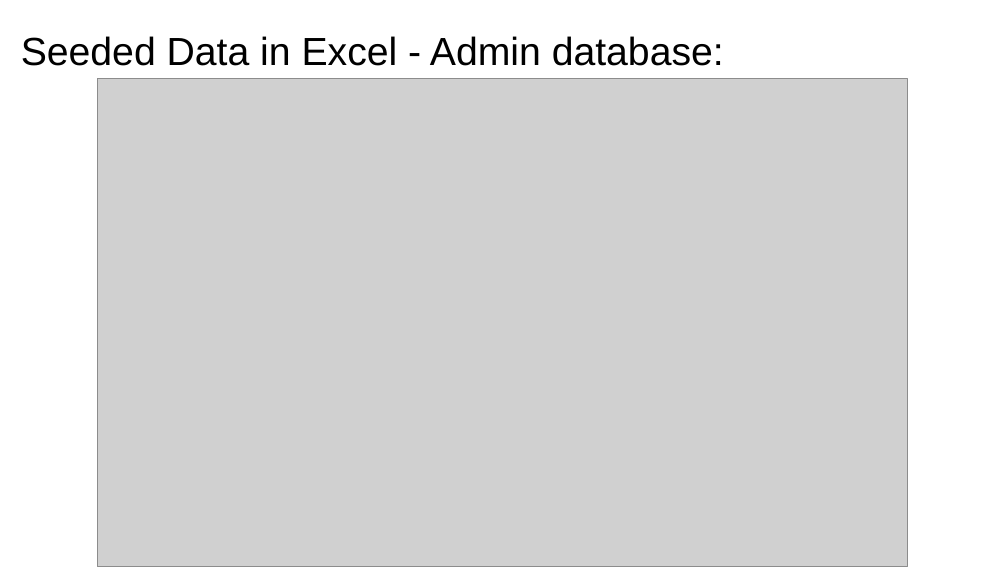
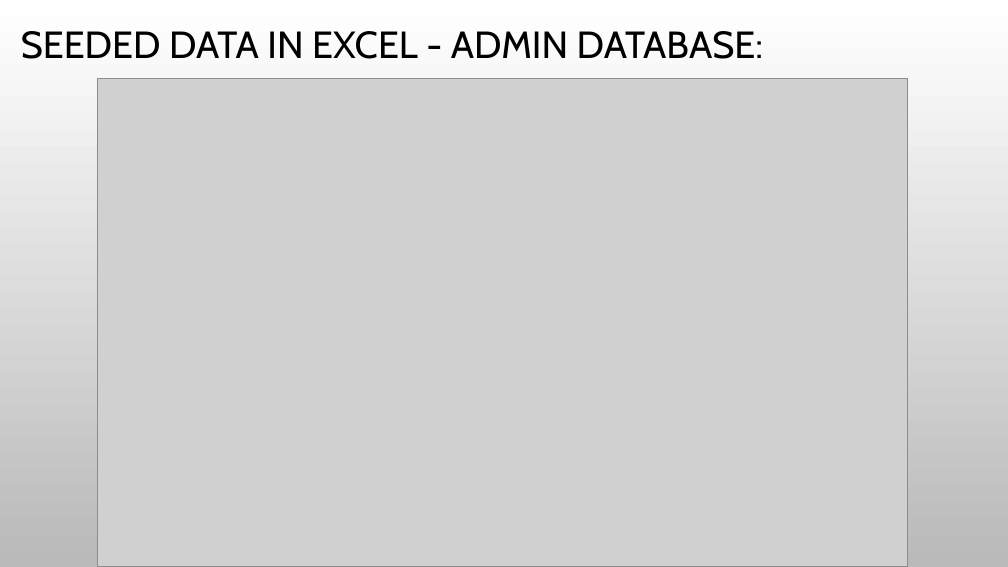
Before and after one commit to annie0sc/gdp_group4, a slide deck: slide 10 of GDP.pptx. Drawn at 1008x567 pixels with LibreOffice and Linux fonts; fonts in the diff are those of the drawing; grey boxes stand for pictures; background and template pictures are left out. Boxes give left, top, right and bottom in pixels: in the first picture for what was removed or moved away, otherwise in the second. Text is boxed around its words. In the diff, an @@ line names an element or a change of style, - is before the commit and + after.

```diff
--- a/GDP.pptx
+++ b/GDP.pptx
@@ background #FFFFFF to picture (left out) @@
@@ title at [21, 31, 763, 59]: text changed; size 28 to 27 pt; font Arial to Cabin @@
-Seeded Data in Excel - Admin database:
+SEEDED DATA IN EXCEL - ADMIN DATABASE:
```
Also in this commit, not shown: 10 other slides changed, 3 slides added, 3 slides removed.
